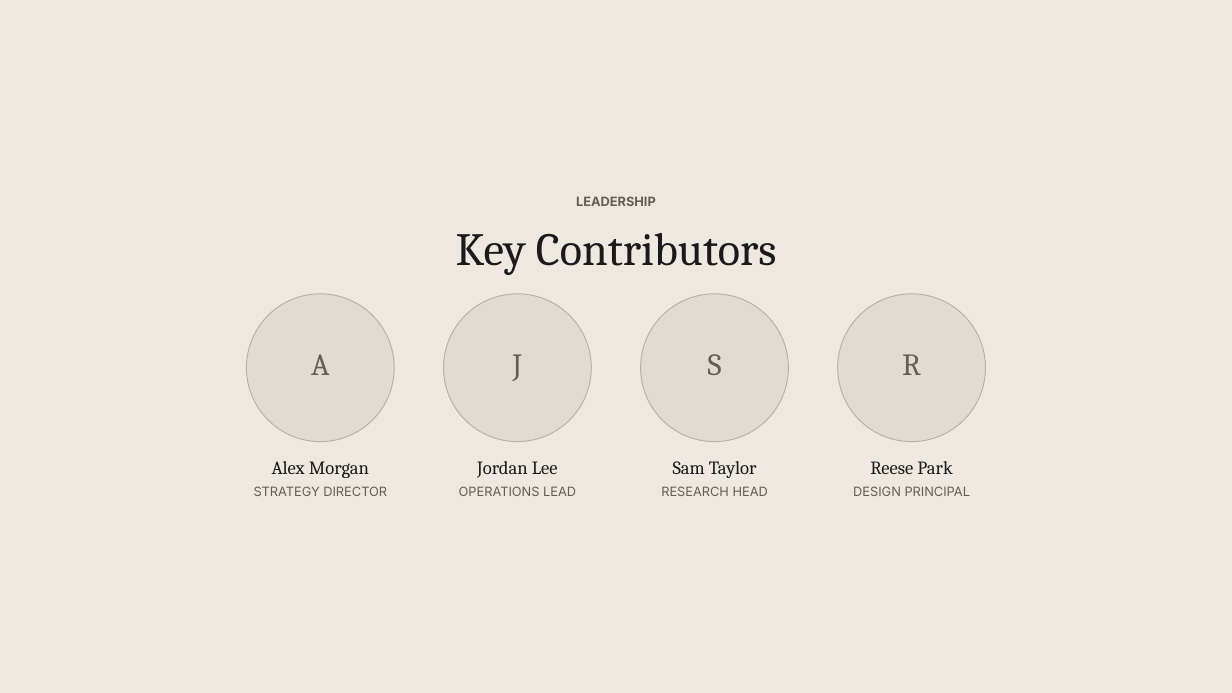
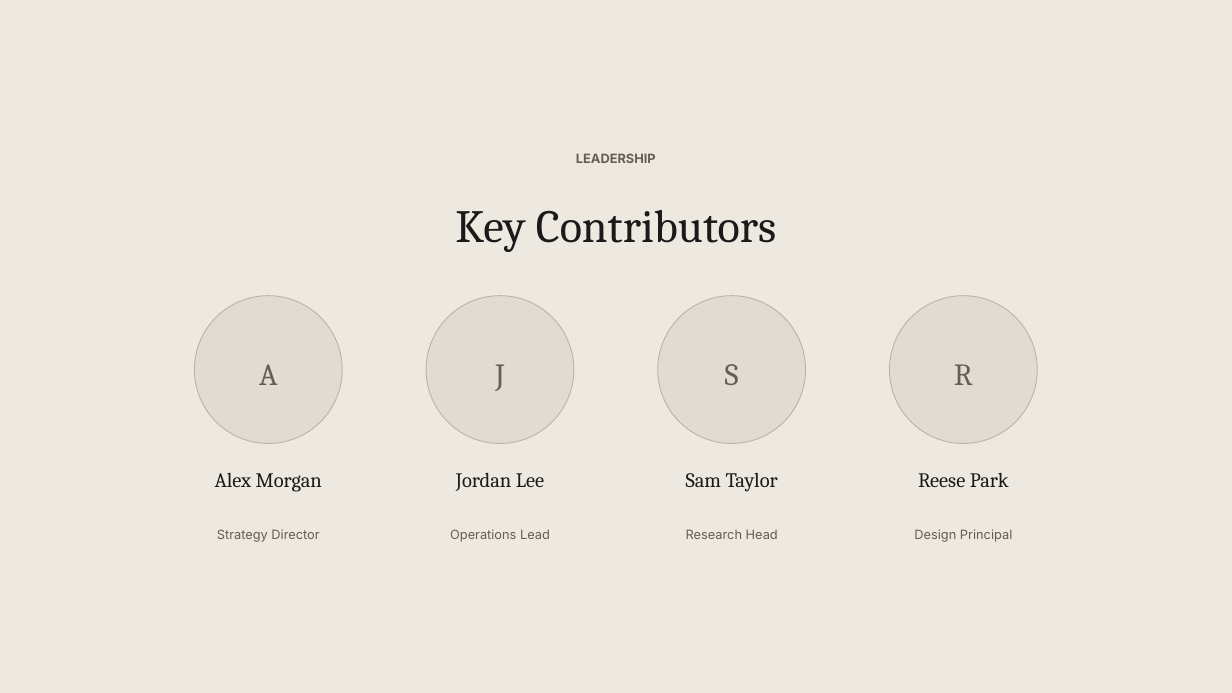
Before and after one commit to hustcer/pptx-nova, a slide deck: slide 9 of pptx-nova/assets/examples/cartesian/deck.pptx. Drawn at 1232x693 pixels with LibreOffice and Linux fonts; fonts in the diff are those of the drawing. Boxes give left, top, right and bottom in pixels: in the first picture for what was removed or moved away, otherwise in the second. Text is boxed around its words. In the diff, an @@ line names an element or a change of style, - is before the commit and + after.

```diff
--- a/pptx-nova/assets/examples/cartesian/deck.pptx
+++ b/pptx-nova/assets/examples/cartesian/deck.pptx
@@ text "LEADERSHIP" at <box>576,153,656,163</box>: line spacing 1 to 1.2 @@
@@ text "LEADERSHIP": place and size @@
-text "LEADERSHIP" at <box>576,196,656,206</box>
+text "LEADERSHIP" at <box>576,153,656,163</box>
@@ text "Key Contributors": place and size @@
-text "Key Contributors" at <box>456,233,776,275</box>
+text "Key Contributors" at <box>455,210,776,252</box>
@@ text "Key Contributors" at <box>455,210,776,252</box>: line spacing 1 to 1.2 @@
@@ line spacing 1 to 1.2; vertical alignment top to middle; fill none to #E2DBD1; outline none to #B8B0A4 0.65 pt in 4 elements at <box>426,296,574,444</box>, <box>658,296,806,444</box>, <box>890,296,1038,444</box>, <box>194,296,342,444</box> @@
@@ ellipse "A": place and size @@
-ellipse "A" at <box>311,354,329,375</box>
+ellipse "A" at <box>194,296,342,444</box>
@@ ellipse removed at <box>247,294,395,442</box> @@
@@ ellipse "J": place and size @@
-ellipse "J" at <box>513,354,522,381</box>
+ellipse "J" at <box>426,296,574,444</box>
@@ ellipse removed at <box>444,294,592,442</box> @@
@@ ellipse removed at <box>640,294,788,442</box> @@
@@ ellipse "S": place and size @@
-ellipse "S" at <box>708,354,722,375</box>
+ellipse "S" at <box>658,296,806,444</box>
@@ ellipse removed at <box>838,294,986,442</box> @@
@@ ellipse "R": place and size @@
-ellipse "R" at <box>902,354,921,375</box>
+ellipse "R" at <box>890,296,1038,444</box>
@@ size 14.5 to 16 pt; line spacing 1 to 1.2 in 4 elements at <box>456,472,544,491</box>, <box>686,473,778,492</box>, <box>918,473,1009,487</box>, <box>215,473,322,492</box> @@
@@ text "Alex Morgan": place and size @@
-text "Alex Morgan" at <box>272,461,369,478</box>
+text "Alex Morgan" at <box>215,473,322,492</box>
@@ text "Jordan Lee": place and size @@
-text "Jordan Lee" at <box>477,461,558,478</box>
+text "Jordan Lee" at <box>456,472,544,491</box>
@@ text "Sam Taylor": place and size @@
-text "Sam Taylor" at <box>673,461,756,478</box>
+text "Sam Taylor" at <box>686,473,778,492</box>
@@ text "Reese Park": place and size @@
-text "Reese Park" at <box>870,461,952,474</box>
+text "Reese Park" at <box>918,473,1009,487</box>
@@ text at <box>217,529,319,542</box>: text changed @@
-STRATEGY DIRECTOR
+Strategy Director
@@ text at <box>450,529,550,542</box>: text changed @@
-OPERATIONS LEAD
+Operations Lead
@@ text at <box>686,529,778,539</box>: text changed @@
-RESEARCH HEAD
+Research Head
@@ text at <box>914,529,1012,542</box>: text changed @@
-DESIGN PRINCIPAL
+Design Principal
```
Also in this commit, not shown: 9 other slides changed, 44 other files.
